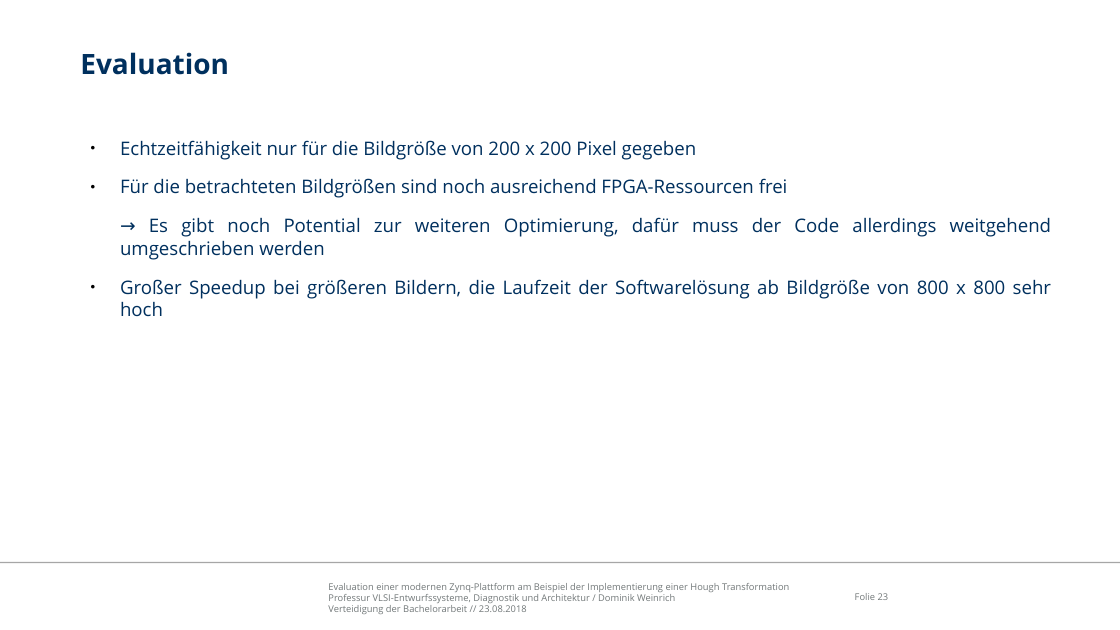
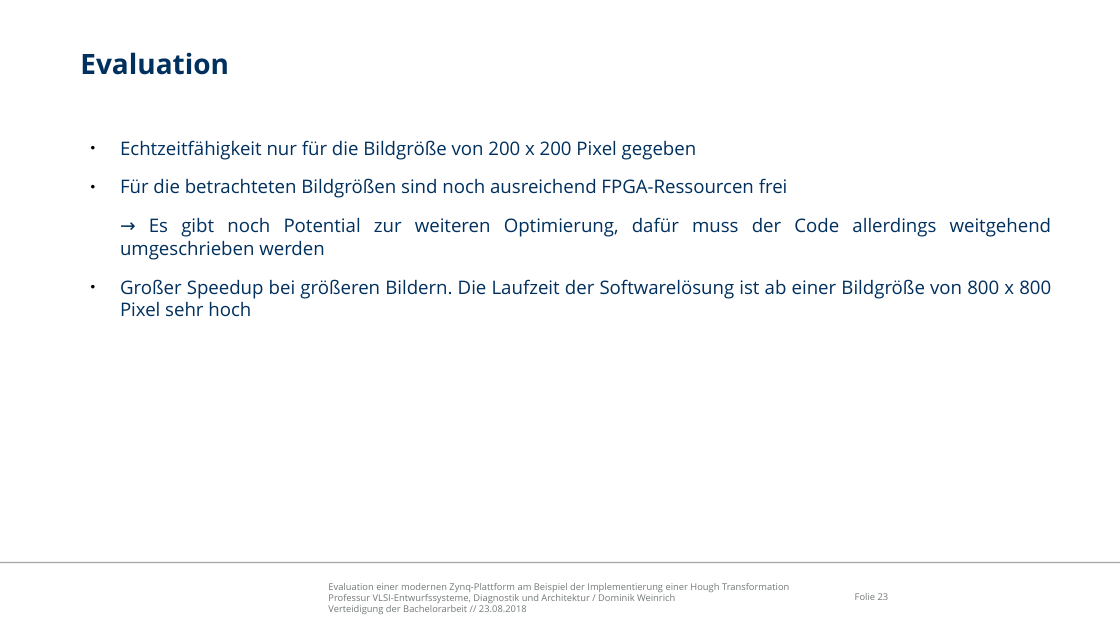
Before and after one commit to freeDom-/hough, a slide deck: slide 23 of Verteidigung/Verteidigung.odp. Drawn at 1120x630 pixels with LibreOffice and Linux fonts; fonts in the diff are those of the drawing; background and template pictures are left out. Boxes give left, top, right and bottom in pixels: in the first picture for what was removed or moved away, otherwise in the second. Text is boxed around its words. In the diff, an @@ line names an element or a change of style, - is before the commit and + after.

```diff
--- a/Verteidigung/Verteidigung.odp
+++ b/Verteidigung/Verteidigung.odp
@@ text at (120, 279, 1051, 317): text changed @@
-● Großer Speedup bei größeren Bildern, die Laufzeit der Softwarelösung ab Bildgröße von 800 x 800 sehr hoch
+● Großer Speedup bei größeren Bildern. Die Laufzeit der Softwarelösung ist ab einer Bildgröße von 800 x 800 Pixel sehr hoch
```
Also in this commit, not shown: 5 other slides changed, 6 slides added, 2 slides removed, 1 other file.
